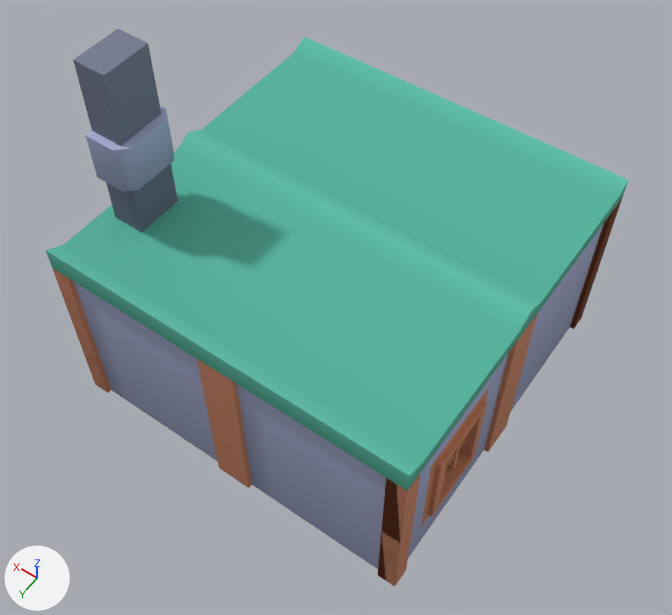
A saved change to the glTF model assets/export/buildings/ancient_city/smithy.glb.
Rendered twice from a 50 mm lens placed at (-5.29, 7.67, 13.1), pointed at (-0.45, 0.88, 2.45). The axes (+X, +Y, +Z) are drawn at lower left. The lights are the same throughout. The first picture is the older version. Vertices at exactly the same position are counted once.

Objects in the first picture: 'smithy'.
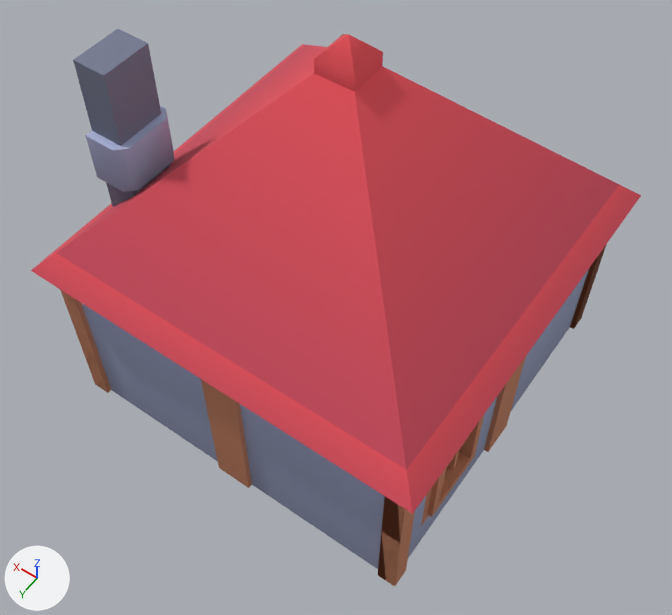
Where the change shows, as pixel boxes [x1, y1, x2, y2] in the pictures (672 x 615 px; the box of a moved part takes in the faces that stretch with it):
```json
{"object": "smithy", "change": "reshaped", "before": [46, 29, 628, 587], "after": [31, 29, 641, 587]}
{"part": 1, "of": "me_chimney", "change": "added", "after": [31, 35, 348, 381], "on screen": "red"}
{"part": 2, "of": "me_chimney", "change": "added", "after": [183, 34, 349, 144]}
{"part": 3, "of": "me_chimney", "change": "moved or reshaped", "before": [46, 37, 628, 491], "after": [204, 35, 641, 514]}
```

The change, as JSON lines over the scene's bpy script:
```json
{"block": "me_chimney", "where": "# used by ob_smithy; location = (0.0, 0.0, 0.0)"}
{"op": "remove", "block": "me_chimney", "code": "me_chimney.from_pydata(...)  # 870 vertices, 1466 faces; spans x -3.0..3.0, y -3.0..3.0, z 0.0..6.0"}
{"op": "add", "block": "me_chimney", "code": "me_chimney.from_pydata(...)  # 936 vertices, 1538 faces; spans x -3.21..3.21, y -3.21..3.21, z 0.0..6.42"}
{"block": "me_chimney", "change": "me_chimney part 1: a new loose piece of 25 vertices spanning x 0.0..3.21, y 0.0..3.21, z 2.89..6.42, in mat_colormap_289 (picture img_colormap)"}
{"block": "me_chimney", "change": "me_chimney part 2: a new loose piece of 23 vertices spanning x 0.0..3.21, y -3.21..0.0, z 2.89..6.42, in mat_colormap_290 (picture img_colormap)"}
{"block": "me_chimney", "change": "me_chimney part 3"}
{"block": "me_chimney", "change": "20 vertices are removed from x -3.0..3.0, y -3.0..3.0, z 3.0..3.38"}
{"block": "me_chimney", "change": "71 faces are deleted"}
{"block": "me_chimney", "change": "2 vertices move from x -3.0..0.0, y 0.3..2.7, z 3.23 to x -3.21..0.0, y 0.0..2.91, z 3.0..3.3"}
{"block": "me_chimney", "change": "30 vertices are added at x -3.21..0.0, y -3.21..3.21, z 2.89..6.42"}
{"block": "me_chimney", "change": "8 new vertices lie (0.0, 0.0, 0.21) away from vertices in x -0.3..0.0, y -0.3..0.3, z 5.91"}
{"block": "me_chimney", "change": "35 new faces join them, mat_colormap_287 (picture img_colormap)"}
{"block": "me_chimney", "change": "36 new faces join them, mat_colormap_288 (picture img_colormap)"}
```
